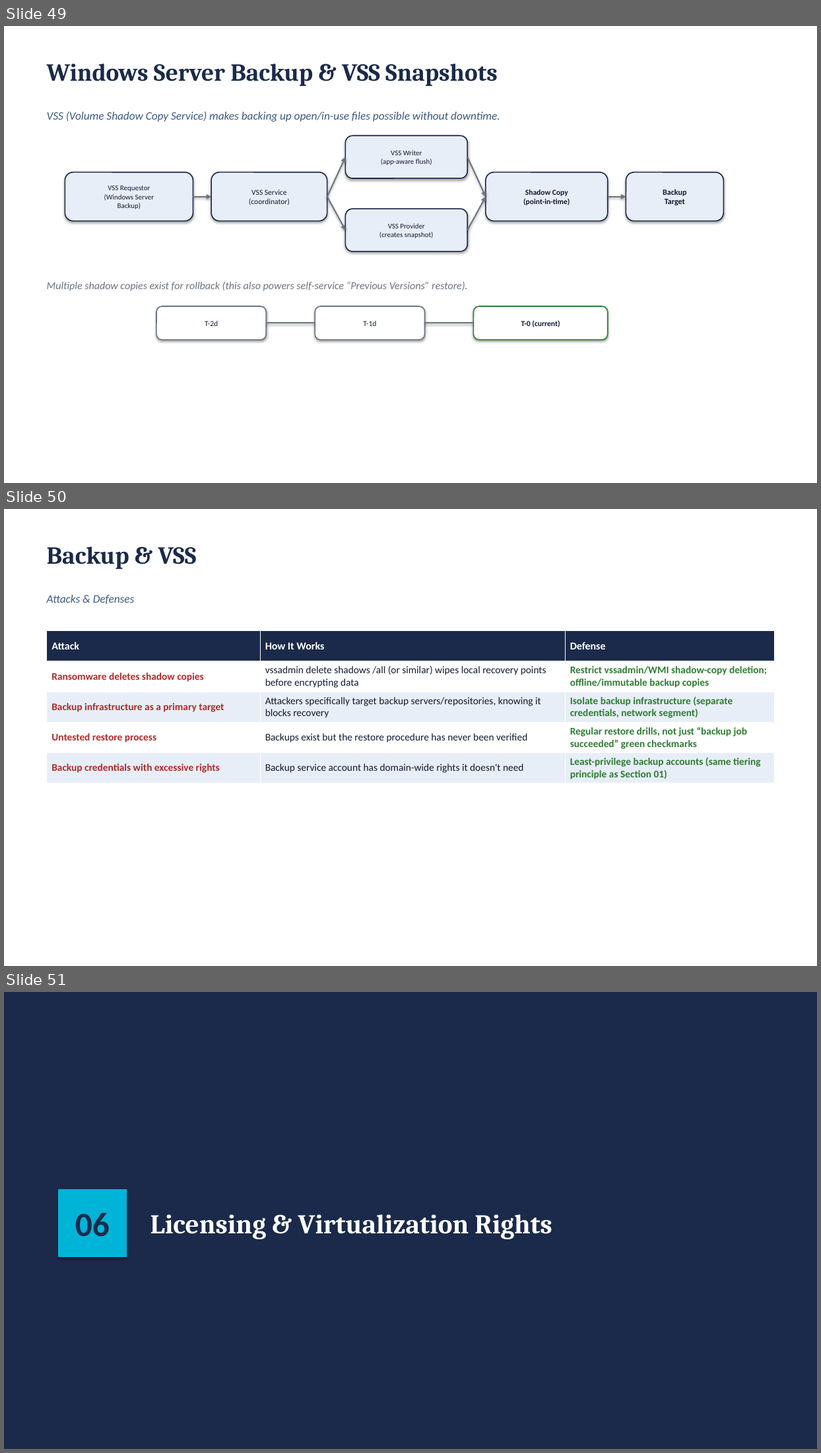
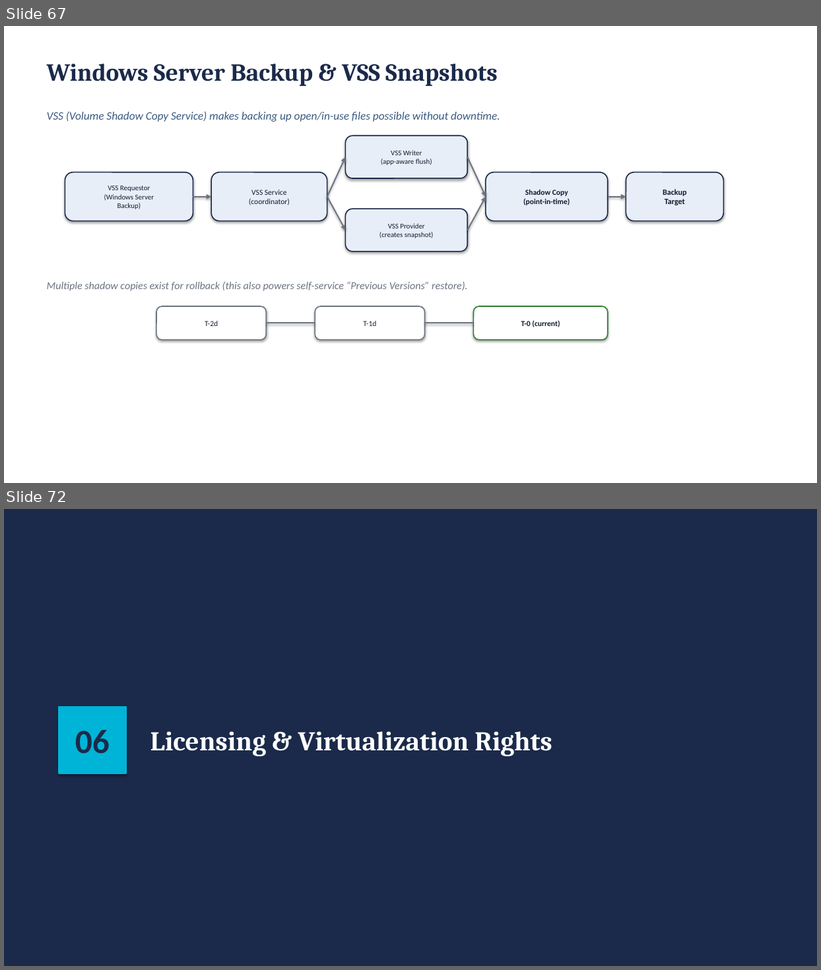
Before and after one commit to BYU-CYBER-444/byu-cyber-444.github.io, a slide deck: lectures/CYBER444_Week03_Windows_Server_Administration.pptx. Shown one above the other, each under a label of ours: slides 49, 50 and 51 before the commit, slides 67 and 72 after it; the slides between them are not shown. The pictures are 821x1453 and 821x970 pixels, drawn with LibreOffice and Linux fonts; fonts in the diff are those of the drawing. Boxes give left, top, right and bottom in pixels: in the first picture for what was removed or moved away, otherwise in the second. Text is boxed around its words. In the diff, an @@ line names an element or a change of style, - is before the commit and + after.

```diff
--- a/lectures/CYBER444_Week03_Windows_Server_Administration.pptx
+++ b/lectures/CYBER444_Week03_Windows_Server_Administration.pptx
@@ slide 50 removed at (x1=4, y1=509, x2=817, y2=966), background #FFFFFF @@
@@ text removed at (x1=47, y1=547, x2=197, y2=569) @@
-Backup & VSS
@@ text removed at (x1=47, y1=595, x2=135, y2=604) @@
-Attacks & Defenses
@@ table removed at (x1=47, y1=631, x2=774, y2=784), 5 rows, 3 columns @@
-Attack | How It Works | Defense
-Ransomware deletes shadow copies | vssadmin delete shadows /all (or similar) wipes local recovery points before encrypting data | Restrict vssadmin/WMI shadow-copy deletion; offline/immutable backup copies
-Backup infrastructure as a primary target | Attackers specifically target backup servers/repositories, knowing it blocks recovery | Isolate backup infrastructure (separate credentials, network segment)
-Untested restore process | Backups exist but the restore procedure has never been verified | Regular restore drills, not just “backup job succeeded” green checkmarks
-Backup credentials with excessive rights | Backup service account has domain-wide rights it doesn't need | Least-privilege backup accounts (same tiering principle as Section 01)
@@ what was slide 49 is now slide 67 @@
@@ what was slide 51 is now slide 72 @@
```
Also in this commit, not shown: 2 slides changed, 38 slides added, 7 other slides removed.
